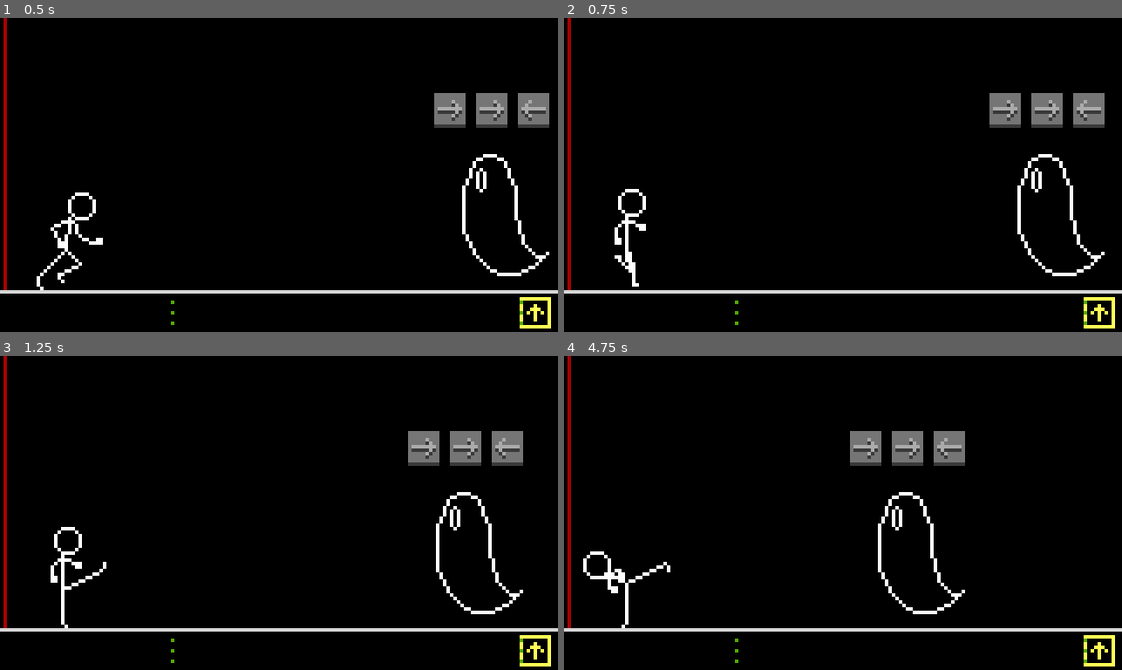
Above: before the commit, frames 1-4 (two rows, left to right).
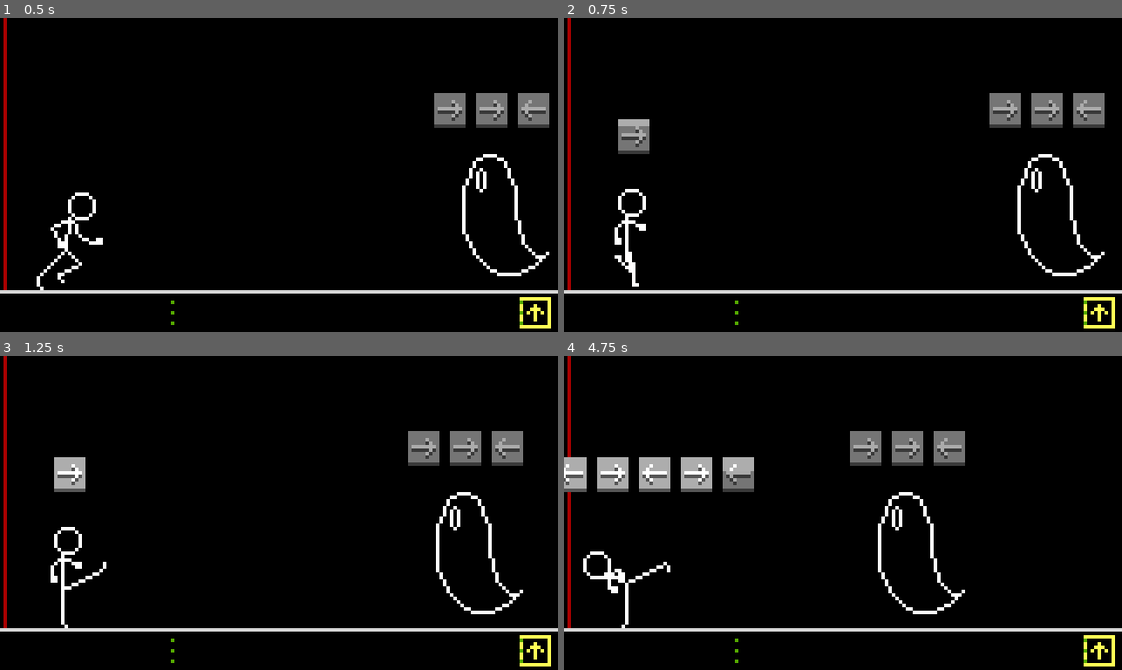
Above: after the commit, the same moments.

Repository: rocketCarlos/JumpingStickman
Game: Godot game, scene res://scenes/main.tscn
The game is run twice, just before and just after one commit, with the same random seed, the same clock (stepped at 60 frames per second) and the same inputs.
Inputs:
- Up to frame 1 (0.5 s): no input
- Up to frame 2 (0.75 s): hold Up (uppercut) from 0.53 s (still down); tap Right (front_kick) at 0.6 s
- Up to frame 3 (1.25 s): keep holding Up (uppercut); tap Space (jump) at 0.77 s
- Up to frame 4 (4.75 s): release Up (uppercut) at 1.28 s; hold Down (downwards_punch) 1.28-2.03 s; tap Left (spin_kick) at 1.35, 2.85, 4.35 s; tap Space (jump) at 1.52, 3.02, 3.77, 4.52 s; hold Up (uppercut) 2.03-3.53 s; tap Right (front_kick) at 2.1, 3.6 s; hold Down (downwards_punch) from 3.53 s (still down)

Frame 1 is identical in both runs. In frame 2, 0.6% of the frame differs, in the area x 9-16%, y 32-44%; in frame 3, 0.6%; in frame 4, 3.0%, in the area x 0-35%, y 32-44%.

Commit message:
add first version of arrow holder for player

Diff:
--- a/scenes/player.tscn
+++ b/scenes/player.tscn
@@ -1,7 +1,9 @@
-[gd_scene load_steps=38 format=3 uid="uid://b6d8tuy0dsqdc"]
+[gd_scene load_steps=40 format=3 uid="uid://b6d8tuy0dsqdc"]
 
 [ext_resource type="Script" path="res://scripts/player.gd" id="1_0upaq"]
 [ext_resource type="Texture2D" uid="uid://ds0mrn7r0hdfs" path="res://assets/sprites/stickman_sheet.png" id="2_ekn3o"]
+[ext_resource type="PackedScene" uid="uid://cx1glasylo6ag" path="res://scenes/arrow.tscn" id="2_m0r6g"]
+[ext_resource type="PackedScene" uid="uid://bmp3r15q7jgc6" path="res://scenes/arrow_holder.tscn" id="3_aq04i"]
 
 [sub_resource type="AtlasTexture" id="AtlasTexture_b4d8c"]
 atlas = ExtResource("2_ekn3o")
@@ -268,6 +270,7 @@
 [node name="Player" type="CharacterBody2D"]
 texture_filter = 3
 script = ExtResource("1_0upaq")
+arrow_scene = ExtResource("2_m0r6g")
 metadata/_edit_group_ = true
 
 [node name="AnimatedSprite2D" type="AnimatedSprite2D" parent="."]
@@ -285,4 +288,7 @@
 wait_time = 0.3
 one_shot = true
 
+[node name="ArrowHolder" parent="." instance=ExtResource("3_aq04i")]
+position = Vector2(0, -27)
+
 [connection signal="timeout" from="ComboTimer" to="." method="_on_combo_timer_timeout"]
--- a/scripts/arrow_holder.gd
+++ b/scripts/arrow_holder.gd
@@ -10,3 +10,8 @@
 		arrow.position.x = pos
 		pos += offset
 		add_child(arrow)
+
+func clear():
+	arrow_array.clear()
+	for child in get_children():
+		child.queue_free()
--- a/scripts/player.gd
+++ b/scripts/player.gd
@@ -25,6 +25,7 @@
 #region scene nodes
 @onready var animation = $AnimatedSprite2D
 @onready var combo_timer = $ComboTimer
+@onready var arrow_holder = $ArrowHolder
 #endregion
 
 #region states
@@ -51,6 +52,8 @@
 # amount of time before the end of an action at which we start stacking actions to be executed at
 # the end of the current action (in seconds)
 const INPUT_THRESHOLD: float = 0.25
+
+@export var arrow_scene: PackedScene
 #endregion
 
 #region attributes
@@ -214,10 +217,19 @@
 				current_combo.append(Globals.actions.UPPERCUT)
 			states.DOWNWARDS_PUNCH:
 				current_combo.append(Globals.actions.DOWNWARDS_PUNCH)
+
+		var arrow = arrow_scene.instantiate()
+		arrow.direction = get_arrow_string(current_state)
+		arrow.type = "dynamic"
+		arrow.fps = 18
+		arrow_holder.arrow_array.append(arrow)
+
+		arrow_holder.set_arrows()
 		print("action added to combo. Current combo: ", current_combo)
 
 func check_combo() -> void:
 	# first, check if the combo matches the enemy's combo
+	# TODO: DO SOMETHING ABOUT THE ARROW HOLDER
 	if current_combo == Globals.enemy_combo:
 		# manage "combo accepted"
 		print("matching combo: ",current_combo)
@@ -239,6 +251,20 @@
 		_:
 			return ""
 
+# returns the string associated to the arrow direction that triggers the action
+func get_arrow_string(a: states) -> String:
+	match a:
+		states.FRONT_KICK:
+			return "right"
+		states.SPIN_KICK:
+			return "left"
+		states.UPPERCUT:
+			return "up"
+		states.DOWNWARDS_PUNCH:
+			return "down"
+		_:
+			return ""
+
 # returns true if the state is an action
 func is_action(state: states) -> bool:
 	if state == states.FRONT_KICK or state == states.SPIN_KICK \
@@ -268,3 +294,4 @@
 func _on_combo_timer_timeout() -> void:
 	print("timeout for combo. Last combo state: ", current_combo)
 	current_combo = []
+	arrow_holder.clear()
